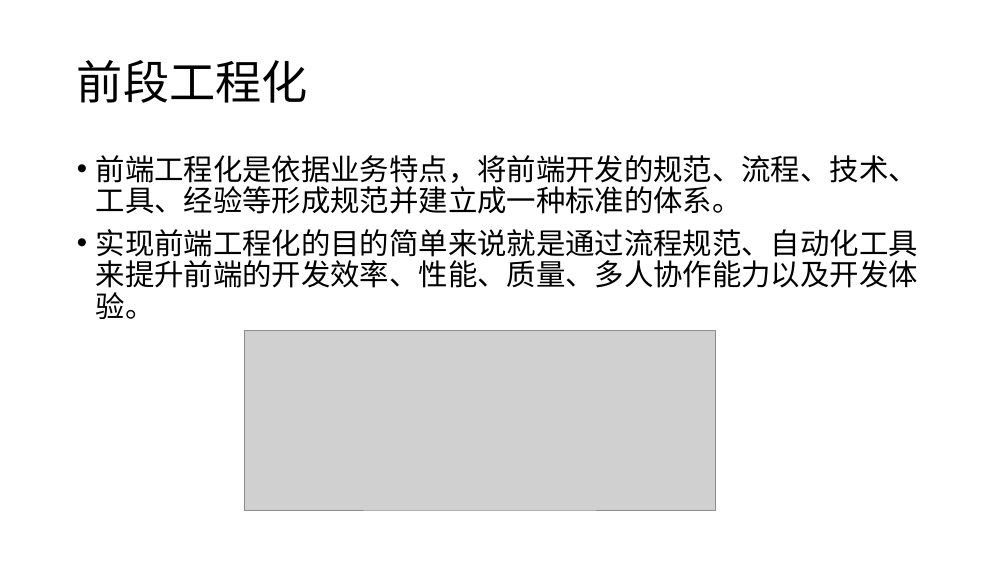
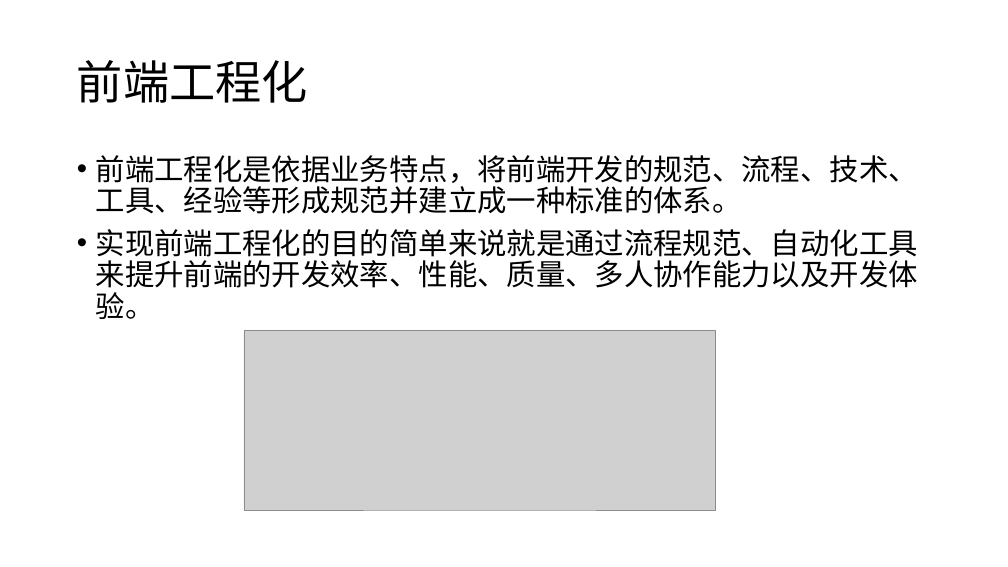
Before and after one commit to Quixote719/Knowledge, a slide deck: slide 2 of 前端工程化的几个常用工具.pptx. Drawn at 1008x567 pixels with LibreOffice and Linux fonts; fonts in the diff are those of the drawing; grey boxes stand for pictures. Boxes give left, top, right and bottom in pixels: in the first picture for what was removed or moved away, otherwise in the second. Text is boxed around its words. In the diff, an @@ line names an element or a change of style, - is before the commit and + after.

```diff
--- a/前端工程化的几个常用工具.pptx
+++ b/前端工程化的几个常用工具.pptx
@@ title at [77, 60, 308, 103]: text changed @@
-前段工程化
+前端工程化
```
Also in this commit, not shown: 8 other slides changed, 4 slides added.
